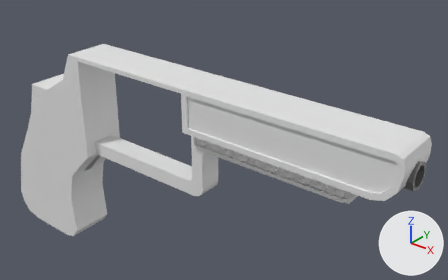
One commit to the Blender file Blender/rewolwerJednorękiegoBandyty.blend: the scene before it, then after it.
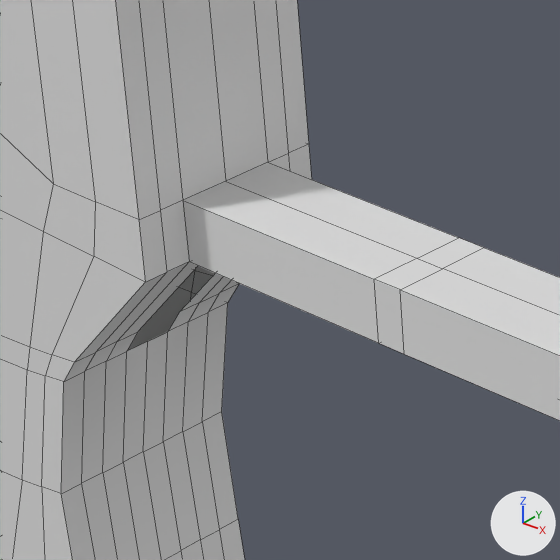
There are two pictures of each version: one whole from a 50 mm lens placed at (0.338, -0.36, 0.246), pointed at (0.016, 0.042, -0.003), one close up on the part from 13% to 38% of the width and 37% to 76% of the height. Arrows for +X, +Y and +Z are at lower right; the lights stay in place. The close-ups show mesh edges as thin lines.

Before the edit, the objects in view are built like this:
```python
me_cube = bpy.data.meshes.new('Cube')
me_cube.from_pydata(...)  # 861 vertices, 854 faces, 8 loose edges; spans x -0.35..0.094, y -0.022..0.022, z -0.204..0.011
me_cube.polygons.foreach_set('use_smooth', [True] * 854)
ob_obudowa = bpy.data.objects.new('Obudowa', me_cube)
ob_obudowa.location = (0.1177, 0.0, 0.0573)
```
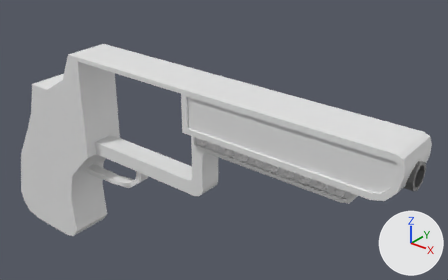
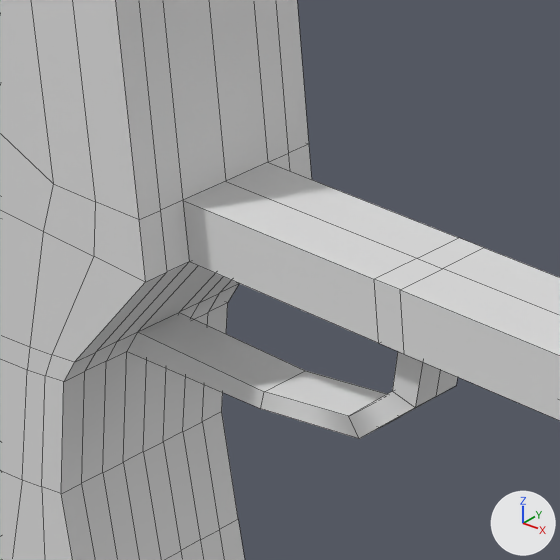
Diff of the bpy script that builds the scene:
```diff
--- a/Blender/rewolwerJednorękiegoBandyty.blend.py
+++ b/Blender/rewolwerJednorękiegoBandyty.blend.py
@@ me_cube @@
 # used by ob_obudowa; location = (0.1177, 0.0, 0.0573)
-me_cube.from_pydata(...)  # 861 vertices, 854 faces, 8 loose edges; spans x -0.35..0.094, y -0.022..0.022, z -0.204..0.011
+me_cube.from_pydata(...)  # 874 vertices, 877 faces, 7 loose edges; spans x -0.35..0.094, y -0.022..0.022, z -0.204..0.011
+# me_cube part 1
+# 1 loose edge is deleted
+# 15 vertices are added at x -0.211..-0.166, y -0.005..0.005, z -0.123..-0.106
+# 23 new faces join them
```

Pixel boxes (x1, y1, x2, y2) of what changed, in the close-ups (560 x 560 px):
part 1 of me_cube, built on: after (127, 266, 458, 439)
